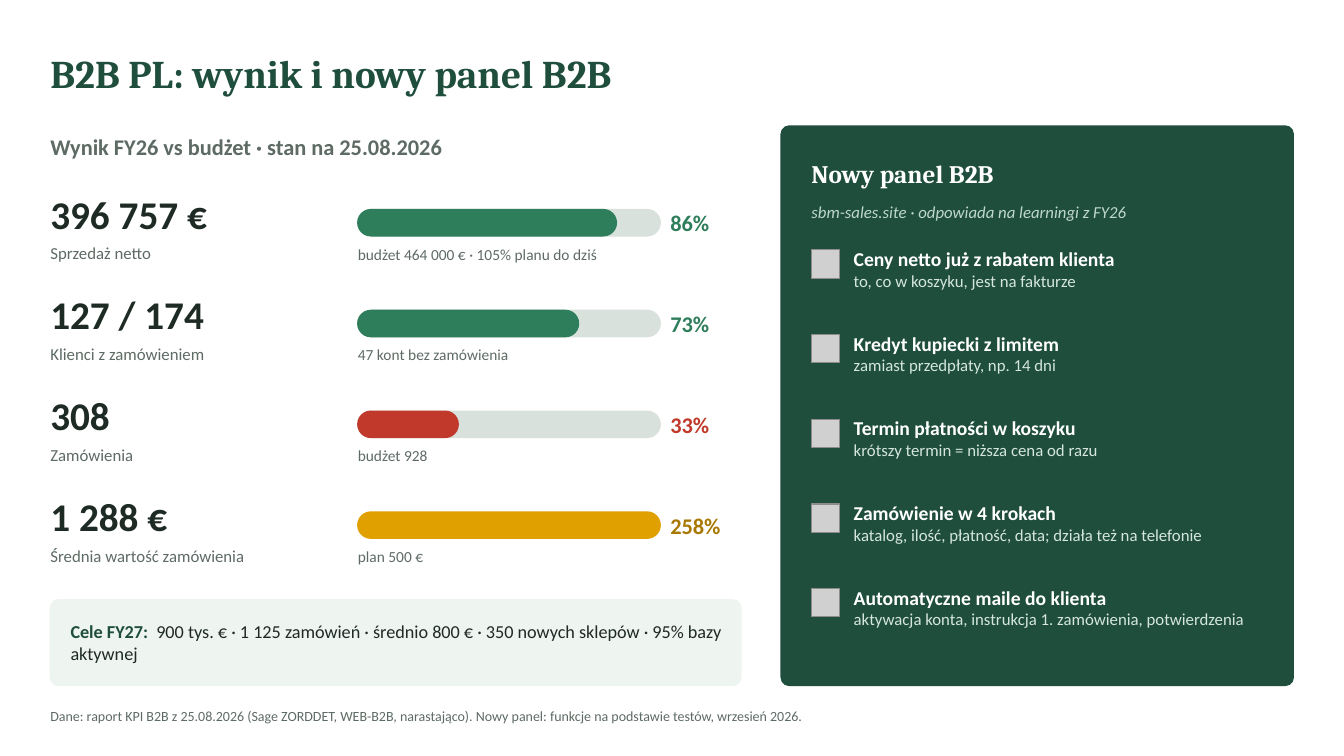
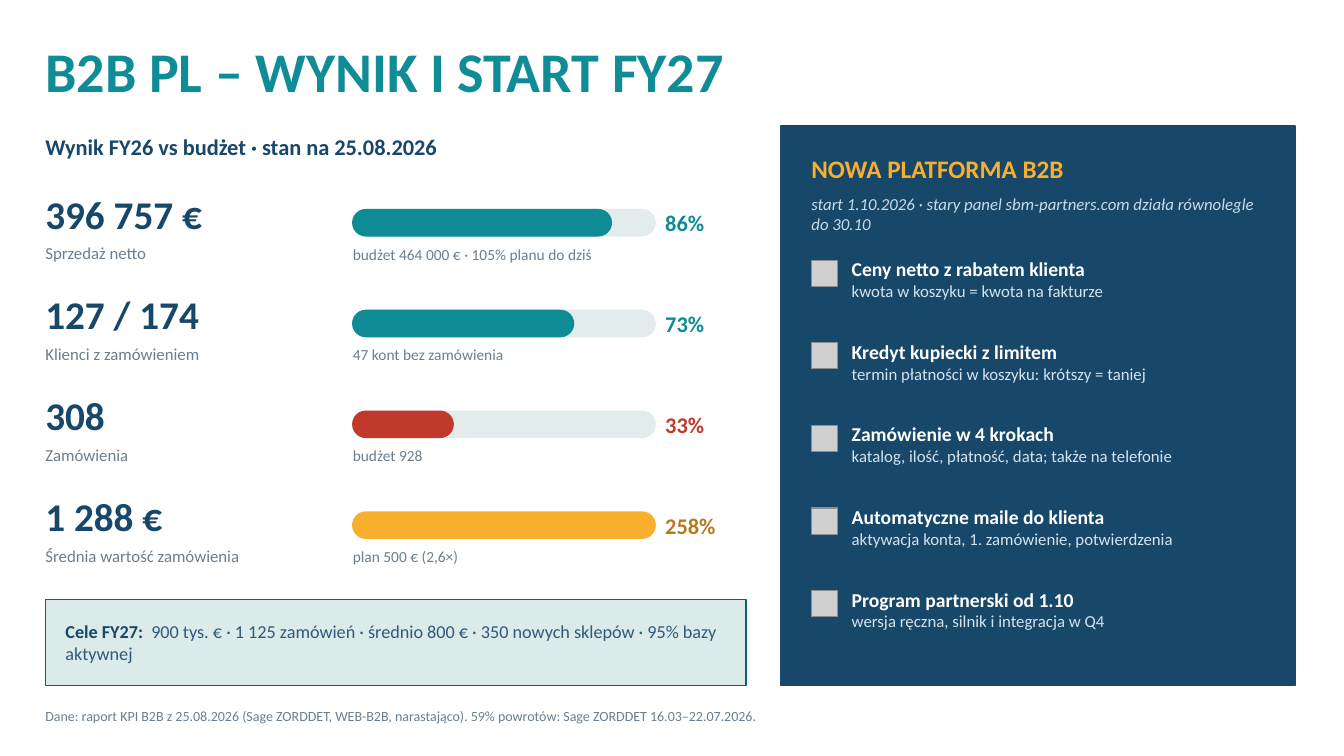
Before and after one commit to 209media/thermacell, a slide deck: slide 2 of B2B_PL_kickoff_FY27_2_slajdy.pptx. Drawn at 1344x756 pixels with LibreOffice and Linux fonts; fonts in the diff are those of the drawing; grey boxes stand for pictures. Boxes give left, top, right and bottom in pixels: in the first picture for what was removed or moved away, otherwise in the second. Text is boxed around its words. In the diff, an @@ line names an element or a change of style, - is before the commit and + after.

```diff
--- a/B2B_PL_kickoff_FY27_2_slajdy.pptx
+++ b/B2B_PL_kickoff_FY27_2_slajdy.pptx
@@ text at (45, 55, 723, 93): text changed; size 28 to 40 pt; font Cambria to Calibri; text colour #1F4E3D to #108C96 @@
-B2B PL: wynik i nowy panel B2B
+B2B PL – WYNIK I START FY27
@@ text "Wynik FY26 vs budżet · ..." at (45, 139, 436, 159): text colour #5E6B64 to #174769 @@
@@ rectangle at (781, 126, 1296, 686): rounded rectangle to rectangle; fill #1F4E3D to #174769; outline #1F4E3D 1 pt to #174769 1 pt @@
@@ text at (811, 161, 1064, 178): text changed; font Cambria to Calibri; text colour #FFFFFF to #F8AF2D @@
-Nowy panel B2B
+NOWA PLATFORMA B2B
@@ text "86%" at (665, 215, 704, 231): text colour #2E7D5B to #0E8B95 @@
@@ text at (811, 198, 1254, 230): text changed; text colour #BFD8CC to #C9DCE8 @@
-sbm-sales.site · odpowiada na learningi z FY26
+start 1.10.2026 · stary panel sbm-partners.com działa równolegle do 30.10
@@ rounded rectangle at (353, 210, 612, 236): fill #2E7D5B to #0E8B95; outline #2E7D5B 1 pt to #0E8B95 1 pt @@
@@ picture: place and size @@
-picture at (812, 250, 840, 278)
+picture at (812, 260, 838, 286)
@@ text at (852, 262, 1103, 300): text changed; text colour #D5E6DD to #D5E3EC @@
-Ceny netto już z rabatem klienta
-to, co w koszyku, jest na fakturze
+Ceny netto z rabatem klienta
+kwota w koszyku = kwota na fakturze
@@ 7 rounded rectangles: place and size @@
-7 rounded rectangles at (358, 210, 660, 538)
+7 rounded rectangles at (353, 210, 655, 538)
@@ rounded rectangle at (353, 311, 574, 337): fill #2E7D5B to #0E8B95; outline #2E7D5B 1 pt to #0E8B95 1 pt @@
@@ text "73%" at (665, 316, 704, 332): text colour #2E7D5B to #0E8B95 @@
@@ picture: place and size @@
-picture at (812, 335, 840, 363)
+picture at (812, 343, 838, 369)
@@ text "Kredyt kupiecki z limitem": place and size @@
-text "Kredyt kupiecki z limitem" at (854, 359, 1055, 374)
+text "Kredyt kupiecki z limitem" at (852, 345, 1145, 383)
@@ text at (852, 368, 1145, 383): text changed; text colour #D5E6DD to #D5E3EC @@
-zamiast przedpłaty, np. 14 dni
+termin płatności w koszyku: krótszy = taniej
@@ fill #D9E1DC to #E3ECEC; outline #D9E1DC 1 pt to #E3ECEC 1 pt in 3 elements at (353, 210, 655, 236), (353, 311, 655, 337), (353, 411, 655, 438) @@
@@ text "33%": place and size @@
-text "33%" at (670, 417, 709, 433)
+text "33%" at (665, 417, 704, 433)
@@ picture: place and size @@
-picture at (812, 419, 840, 448)
+picture at (812, 425, 838, 452)
@@ text "Zamówienie w 4 krokach": place and size @@
-text "Zamówienie w 4 krokach" at (854, 506, 1201, 544)
+text "Zamówienie w 4 krokach" at (852, 427, 1171, 465)
@@ text removed at (854, 421, 1098, 459) @@
-Termin płatności w koszyku
-krótszy termin = niższa cena od razu
@@ text at (852, 450, 1171, 465): text changed; text colour #D5E6DD to #D5E3EC @@
-katalog, ilość, płatność, data; działa też na telefonie
+katalog, ilość, płatność, data; także na telefonie
@@ text colour #1E2A24 to #174769 in 4 elements at (45, 202, 174, 230), (45, 303, 199, 329), (45, 403, 104, 431), (45, 504, 134, 532) @@
@@ text "258%" at (665, 518, 715, 534): text colour #A87800 to #B7791F @@
@@ picture: place and size @@
-picture at (812, 504, 840, 532)
+picture at (812, 508, 838, 534)
@@ rounded rectangle at (353, 512, 655, 538): fill #E0A100 to #F8AF2D; outline #E0A100 1 pt to #F8AF2D 1 pt @@
@@ text added at (852, 510, 1172, 548), 12 pt, text #D5E3EC @@
+Automatyczne maile do klienta
+aktywacja konta, 1. zamówienie, potwierdzenia
@@ text colour #5E6B64 to #6B7F8E in 7 elements at (353, 249, 592, 263), (353, 349, 503, 360), (353, 450, 422, 461), (45, 247, 146, 262), (45, 348, 199, 360), (45, 449, 128, 461), (45, 548, 239, 562) @@
@@ text at (353, 551, 459, 565): text changed; text colour #5E6B64 to #6B7F8E @@
-plan 500 €
+plan 500 € (2,6×)
@@ text at (852, 593, 1105, 630): text changed; text colour #D5E6DD to #D5E3EC @@
-Automatyczne maile do klienta
-aktywacja konta, instrukcja 1. zamówienia, potwierdzenia
+Program partnerski od 1.10
+wersja ręczna, silnik i integracja w Q4
@@ rectangle: place and size @@
-rectangle at (50, 600, 741, 686)
+rectangle at (45, 600, 746, 686)
@@ rectangle at (45, 600, 746, 686): rounded rectangle to rectangle; fill #EEF4F0 to #DAEBEA; outline #EEF4F0 1 pt to #00676D 1 pt @@
@@ text "Cele FY27: 900 tys. € ..." at (65, 625, 716, 663): text colour #1F4E3D to #174769 in "Cele FY27:"; text colour #1E2A24 to #30597A in "900 tys. € · 1 125 zamówień ..." @@
@@ text at (45, 711, 756, 724): text changed; text colour #5E6B64 to #6B7F8E @@
-Dane: raport KPI B2B z 25.08.2026 (Sage ZORDDET, WEB-B2B, narastająco). Nowy panel: funkcje na podstawie testów, wrzesień 2026.
+Dane: raport KPI B2B z 25.08.2026 (Sage ZORDDET, WEB-B2B, narastająco). 59% powrotów: Sage ZORDDET 16.03–22.07.2026.
```
Also in this commit, not shown: 1 slide added, 1 slide removed, 1 other file.
